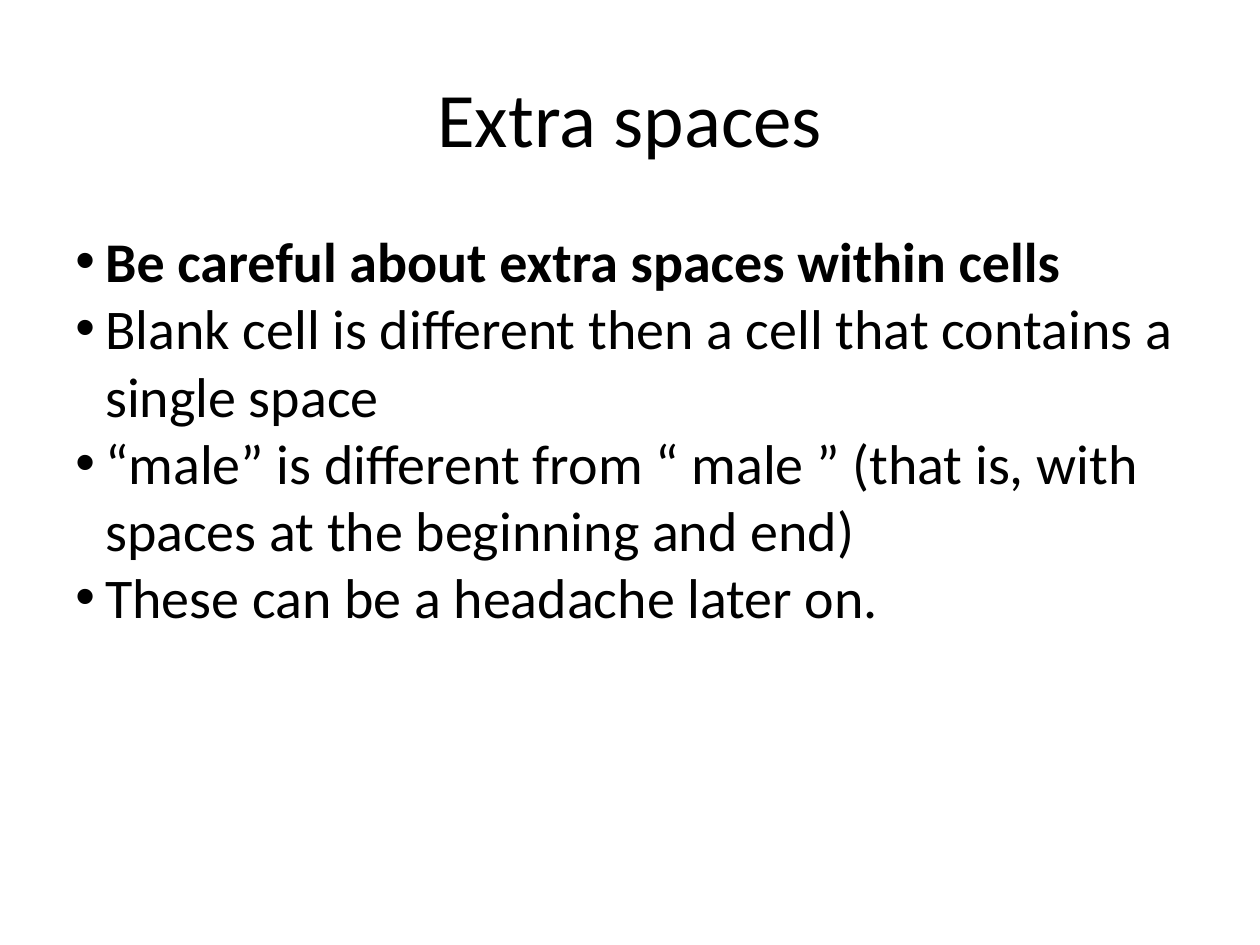
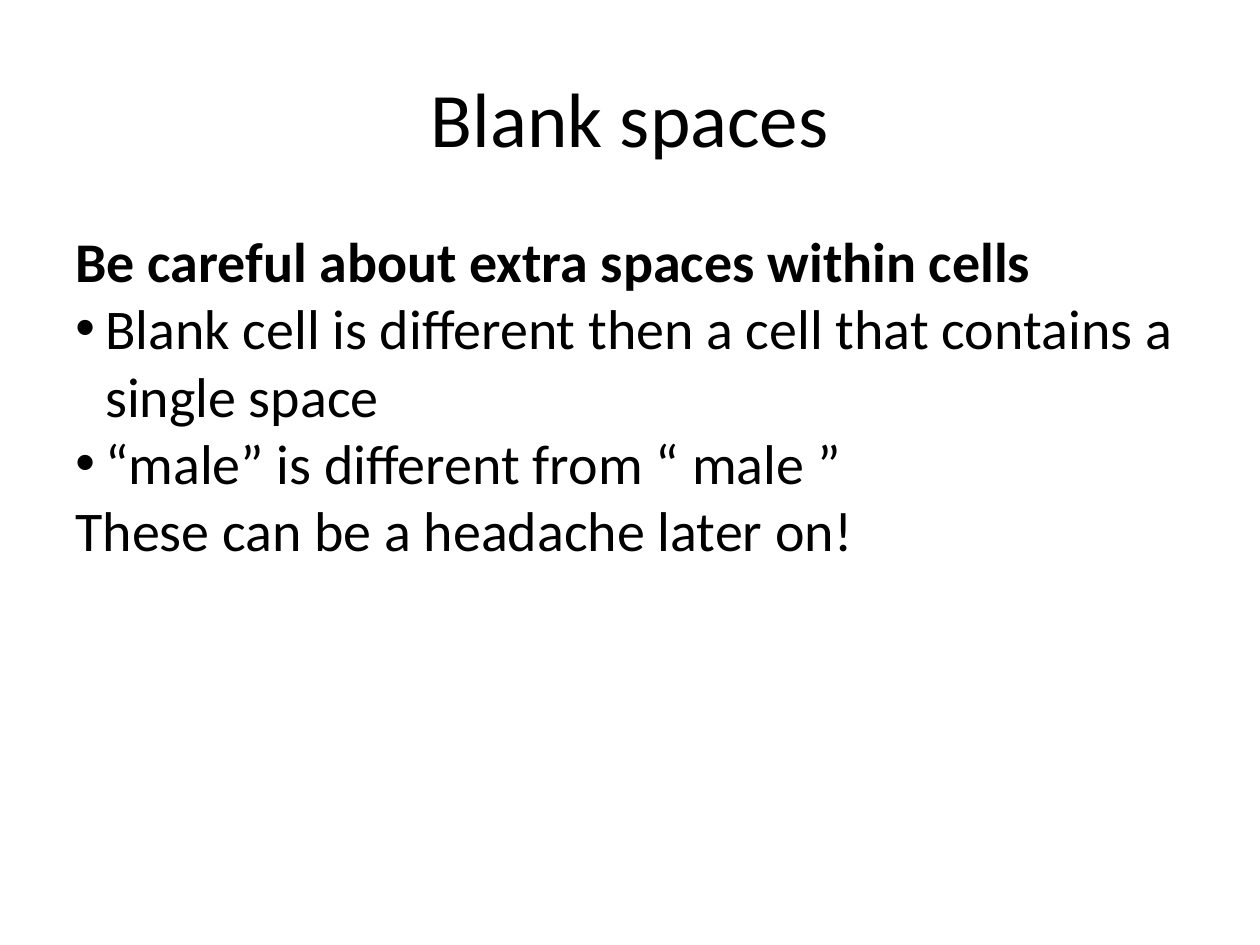
Before and after one commit to bioinformatics-core-shared-training/Managing-your-research-data, a slide deck: slide 10 of Presentation2.pptx (slide 9 before the commit). Drawn at 1260x945 pixels with LibreOffice and Linux fonts; fonts in the diff are those of the drawing. Boxes give left, top, right and bottom in pixels: in the first picture for what was removed or moved away, otherwise in the second. Text is boxed around its words. In the diff, an @@ line names an element or a change of style, - is before the commit and + after.

Commit message:
update slides

```diff
--- a/Presentation2.pptx
+++ b/Presentation2.pptx
@@ text at (x1=431, y1=93, x2=828, y2=160): text changed @@
-Extra spaces
+Blank spaces
@@ text at (x1=75, y1=242, x2=1030, y2=291): bullet • to none @@
@@ text at (x1=75, y1=443, x2=852, y2=552): text changed @@
-• “male” is different from “ male ” (that is, with spaces at the beginning and end)
-• These can be a headache later on.
+• “male” is different from “ male ”
+These can be a headache later on!
```
Also in this commit, not shown: 16 other slides changed, 2 slides added, 3 other files.
